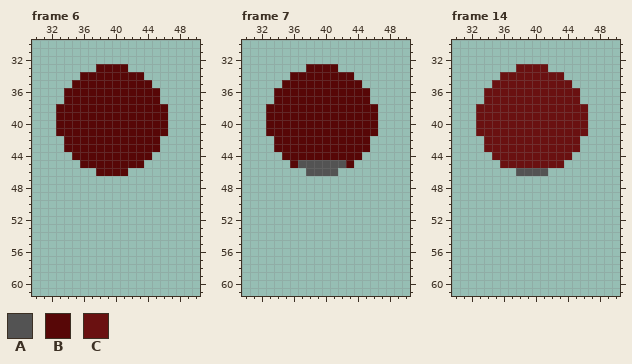
One commit to this pixel-art file: Assets/Resources/Sprites/Towers/GigaGatling/GigaGatling2D.aseprite. This is how it looked before the edit.
80x80 pixels, 16 frames. Colours within 5 levels of each other are drawn and written as one. Shown: frame 6: x 30..50, y 30..61; frame 7: x 30..50, y 30..61; frame 14: x 30..50, y 30..61. The commit also changed other frames, which this record leaves out.
Palette (. is transparent): A #535353  B #570707  C #6a1111
After the commit:
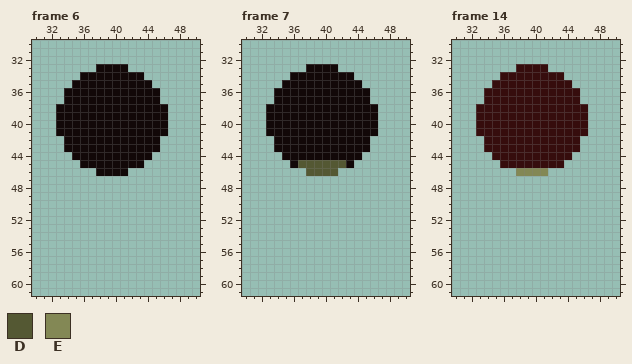
Colours new in this view: D #545833  E #838855
Change:
{"change": "layer \"Layer 2\" now hidden"}
{"change": "layer \"Layer 6\" added"}
{"colour":"B","old":"#570707","new":"#120808"}
{"colour":"C","old":"#6a1111","new":"#360d0d"}
{"where": "frame 7, layer \"Layer 6\""}
{"frame":7,"y":45,"x":37,"old":"AAAAAA","new":"DDDDDD"}
{"frame":7,"y":46,"x":38,"old":"AAAA","new":"DDDD"}
{"where": "frame 14, layer \"Layer 6\""}
{"frame":14,"y":46,"x":38,"old":"AAAA","new":"EEEE"}
{"label":"changed","picture_box":[56,64,168,176]}
{"label":"changed","picture_box":[266,64,378,176]}
{"label":"changed","picture_box":[476,64,588,176]}
